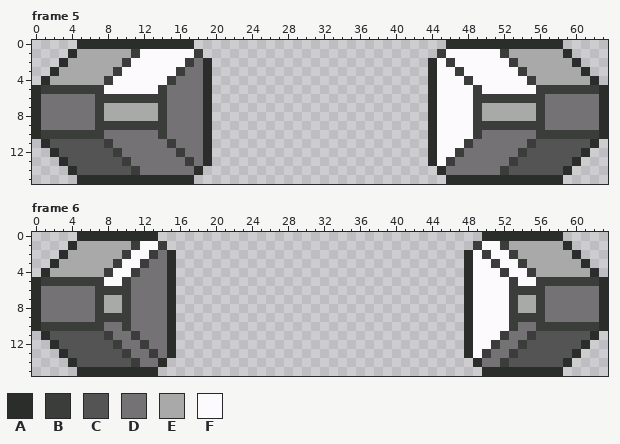
Pixel-art file, stored at Assets/Door.aseprite. The first picture shows the starting point.
64x16 pixels, 6 frames. Shown: frame 5, frame 6. The commit also changed other frames, which this record leaves out.
Palette (. is transparent): A #2b2d2a  B #3a3d39  C #545454  D #747274  E #a9a9a9  F #fcfafc
After the commit:
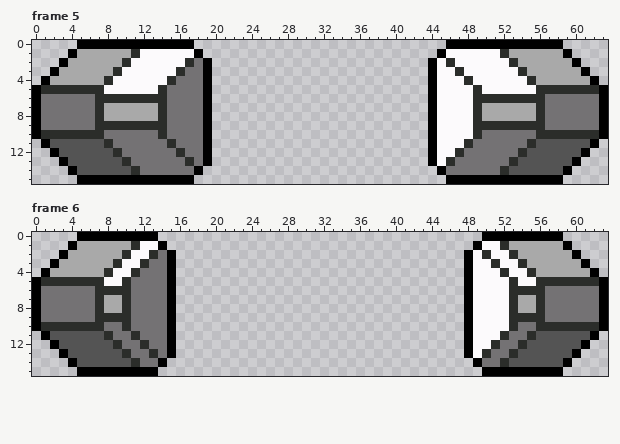
Commit message: add access panel for controlling things like doors script for auto generating class that contains animator state names
Change:
colour A: #2b2d2a -> #000000
colour B: #3a3d39 -> #2b2d2a
Frame 5:
y 1: x 18 B -> A; x 45 B -> A
Frame 6:
y 1: x 14 B -> A; x 49 B -> A
Boxes around the changes in both pictures, in picture pixels (x1, y1, x2, y2):
changed: (32, 40, 212, 184)
changed: (428, 40, 608, 184)
changed: (32, 232, 176, 376)
changed: (464, 232, 608, 376)
